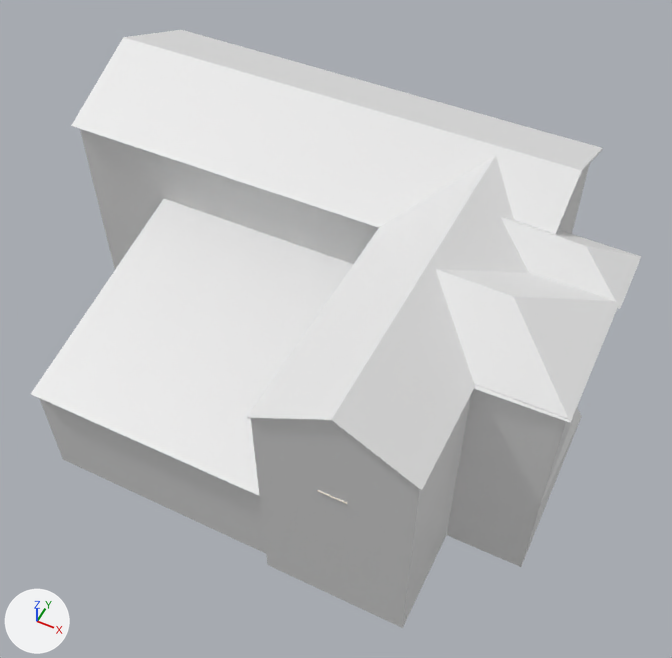
An edit to the Blender file main.blend, drawn before and after from the same camera.
Both versions are drawn from a 50 mm camera at (15.6, -45.8, 70.4) aimed at (-8.6, 2.6, 10.0). Every picture has the same lights, and +X, +Y and +Z are marked at lower left.

The scene before the commit, as lines of its bpy script (objects in view):
```python
ob_cube_006 = bpy.data.objects.new('Cube.006', me_cube_008)
ob_cube_006.location = (-16.7, -4.3, 12.4)
ob_cube_006.scale = (1.02, 8.71, 1.02)
ob_handle_back_001 = bpy.data.objects.new('Handle_Back.001', me_handle_back_001)
ob_handle_back_001.parent = ob_door_001
ob_handle_back_001.location = (-1.686, 0.00665, 0.0)
ob_housebase = bpy.data.objects.new('HouseBase', me_cube_002)
ob_housebase.location = (-34.9, 14.3, 1.0)
ob_housebase.scale = (1.0, 8.5, 1.0)
ob_window_003 = bpy.data.objects.new('Window.003', me_window_004)
ob_window_003.parent = ob_window_group_003
ob_window_003.location = (-38.9, 18.94, 13.12)
# also in view: 'Cube.004' at (6.5, -0.2, 22.1); 'Cube.005' at (7.7, 8.4, 21.5); 'Cube.003' at (0.1, -0.5, 22.2); 'Cube.002' at (-14.7, 14.3, 22.4)
```
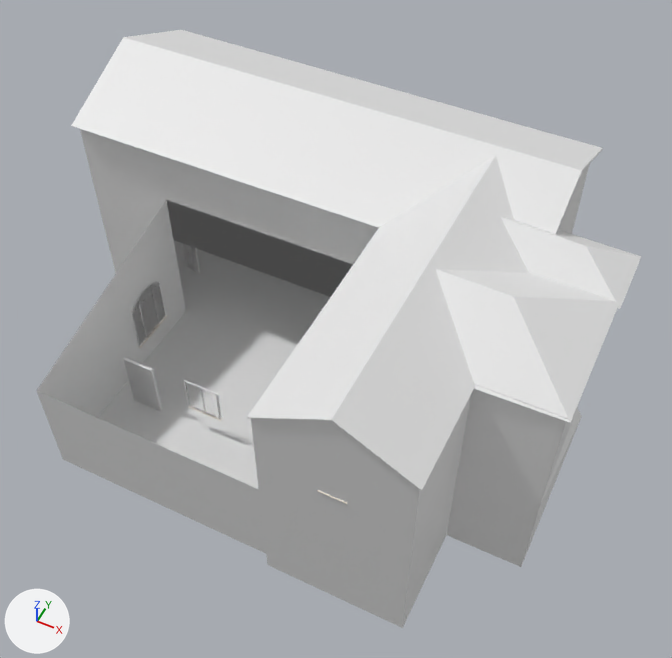
What changed in the scene script:
```text
Add me_door_004:
    me_door_004.from_pydata(...)  # 184 vertices, 167 faces; spans x -2.5..0.0, y 0.0..0.12, z -3.0..2.74
    me_door_004.materials.append(mat_door_material)
Add me_doorfrane_002:
    me_doorfrane_002.from_pydata(...)  # 32 vertices, 24 faces; spans x -1.5..1.5, y -0.08..0.17, z 0.0..6.0
    me_doorfrane_002.materials.append(mat_door_material)
Change ob_cube_006:
    add ob_cube_006.hide_set(True)
Add ob_window_005:
    ob_window_005 = bpy.data.objects.new('Window.005', me_window_004.copy())  # the mesh of ob_window_003
    ob_window_005.parent = ob_window_group_005
    ob_window_005.matrix_parent_inverse = Matrix(((1.0, 0.0, 0.0, 38.9), (0.0, 1.0, 0.0, -18.94), (0.0, 0.0, 1.0, -13.12), (0.0, 0.0, 0.0, 1.0)))
    ob_window_005.location = (-38.9, 18.94, 13.12)
Add ob_window_group_005:
    ob_window_group_005 = bpy.data.objects.new('Window_Group.005', None)
    ob_window_group_005.location = (-17.43, -6.003, 2.872)
    ob_window_group_005.rotation_euler = (0.0, 0.0, 3.142)  # degrees (0, 0, 180)
    ob_window_group_005.scale = (1.0, 1.0, 1.15)
Add ob_handle_back_004:
    ob_handle_back_004 = bpy.data.objects.new('Handle_Back.004', me_handle_back_001.copy())  # the mesh of ob_handle_back_001
    ob_handle_back_004.parent = ob_door_004
    ob_handle_back_004.location = (-2.436, 0.00665, 0.0)
    _m = ob_handle_back_004.modifiers.new('Subdivision', 'SUBSURF')
    _m.levels = 2
Add ob_door_004:
    ob_door_004 = bpy.data.objects.new('Door.004', me_door_004)
    ob_door_004.parent = ob_doorframe_002
    ob_door_004.location = (1.248, -0.0813, 3.0)
Add ob_doorframe_002:
    ob_doorframe_002 = bpy.data.objects.new('DoorFrame.002', me_doorfrane_002)
    ob_doorframe_002.parent = ob_door_group
    ob_doorframe_002.matrix_parent_inverse = Matrix(((1.0, 0.0, 0.0, 24.15), (0.0, 1.0, 0.0, 5.999), (0.0, 0.0, 1.0, 0.0), (0.0, 0.0, 0.0, 1.0)))
    ob_doorframe_002.location = (-24.15, -5.999, 0.0)
```

Boxes (x1, y1, x2, y2) around the edits, measured in the pictures (672 x 658 px):
'Cube.006', hidden
    before: (31, 199, 353, 496)
'Window.005', added
    after: (184, 380, 223, 421)
    faces in mat_glass: (185, 382, 219, 418)
    faces in mat_pvc: (184, 380, 222, 420)
'Door.004', added
    after: (126, 362, 158, 410)
'DoorFrame.002', added
    after: (123, 358, 162, 411)
